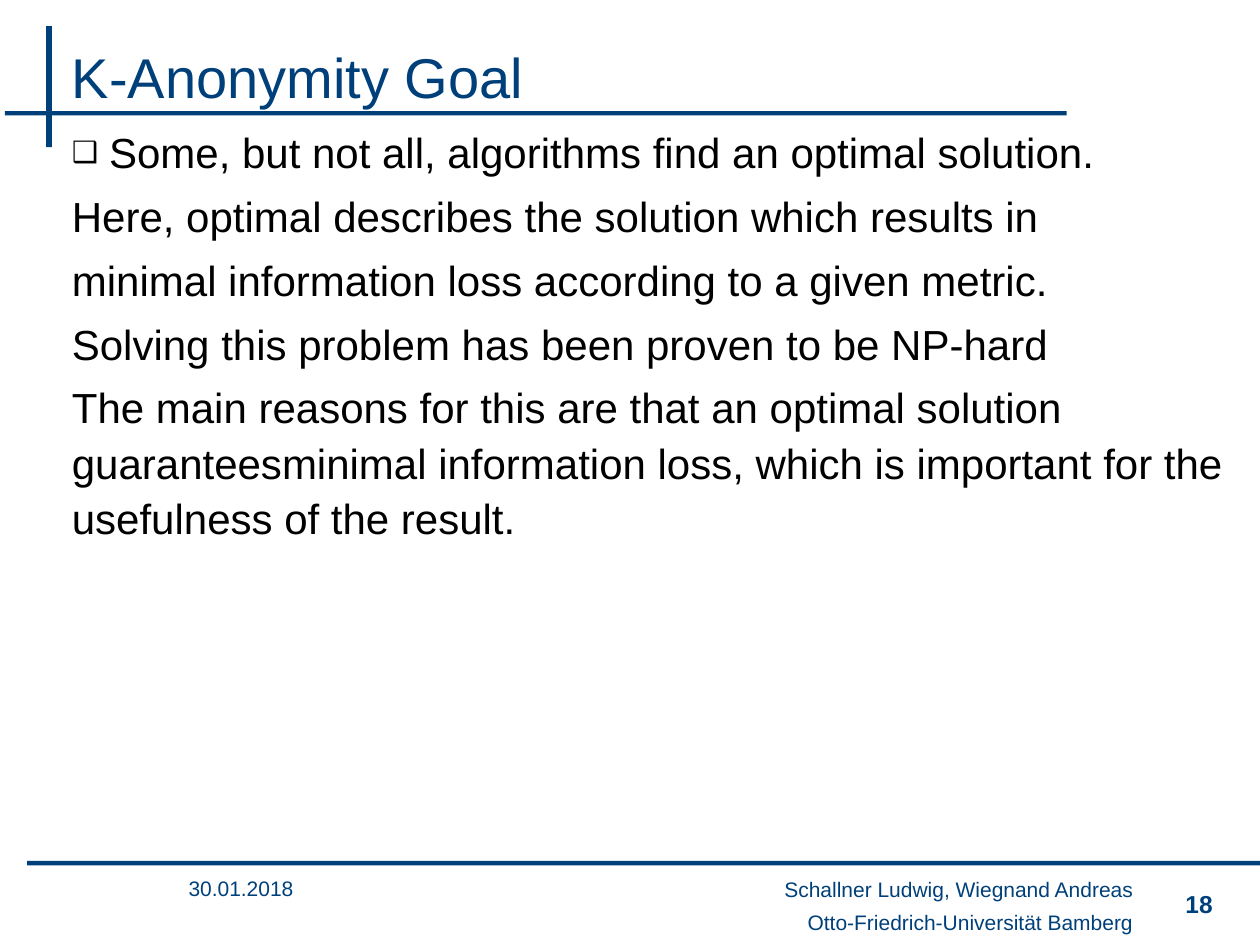
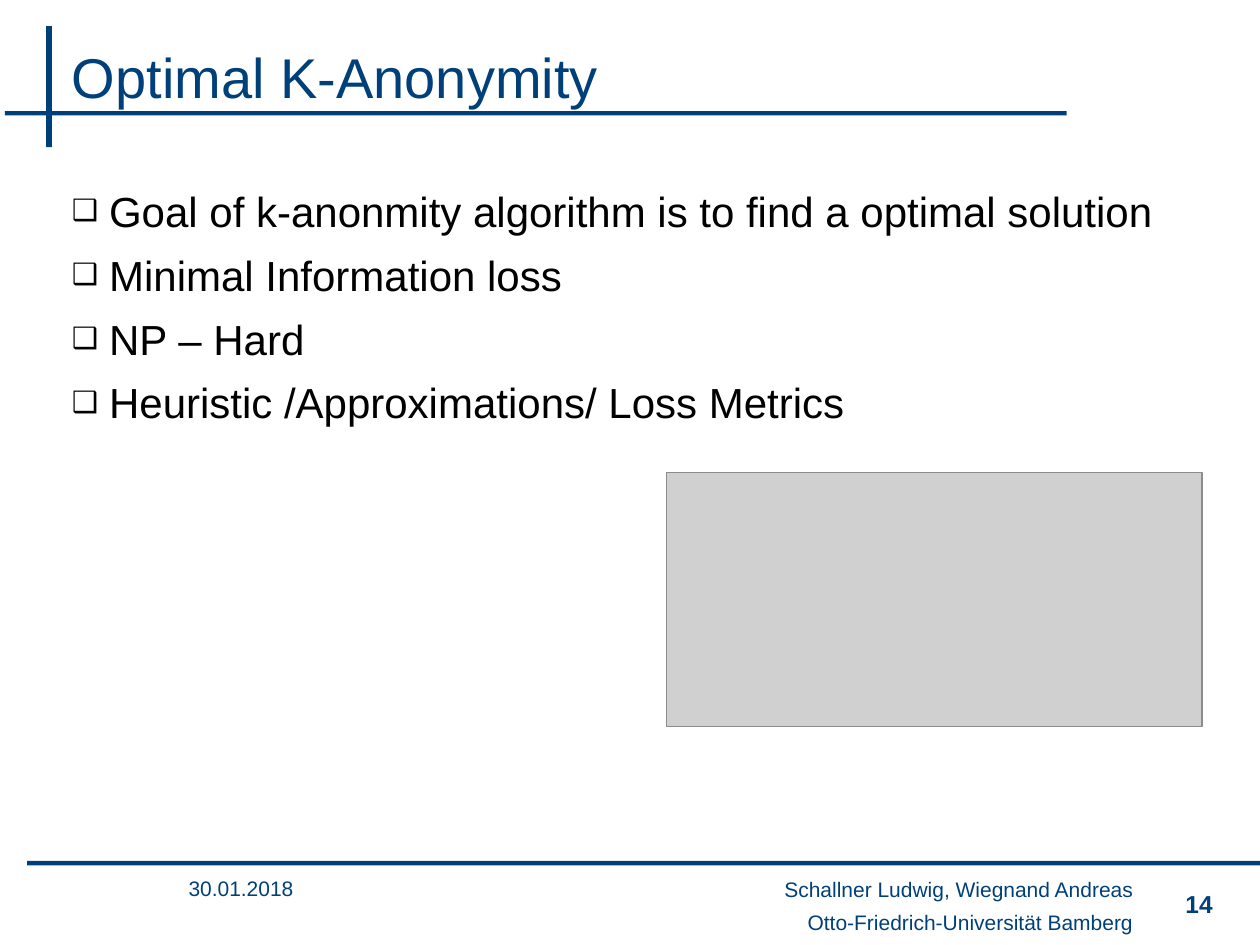
Before and after one commit to wsgan001/PSI-MSem, a slide deck: slide 14 of presentation/sicherheits_final_anV2.pptx (slide 18 before the commit). Drawn at 1260x945 pixels with LibreOffice and Linux fonts; fonts in the diff are those of the drawing; grey boxes stand for pictures; background and template pictures are left out. Boxes give left, top, right and bottom in pixels: in the first picture for what was removed or moved away, otherwise in the second. Text is boxed around its words. In the diff, an @@ line names an element or a change of style, - is before the commit and + after.

```diff
--- a/presentation/sicherheits_final_anV2.pptx
+++ b/presentation/sicherheits_final_anV2.pptx
@@ title at bbox=[72, 57, 597, 109]: text changed @@
-K-Anonymity Goal
+Optimal K-Anonymity
@@ text at bbox=[109, 196, 1152, 427]: text changed @@
-❑ Some, but not all, algorithms find an optimal solution.
-Here, optimal describes the solution which results in
-minimal information loss according to a given metric.
-Solving this problem has been proven to be NP-hard
-The main reasons for this are that an optimal solution guaranteesminimal information loss, which is important for the usefulness of the result.
+❑ Goal of k-anonmity algorithm is to find a optimal solution
+❑ Minimal Information loss
+❑ NP – Hard
+❑ Heuristic /Approximations/ Loss Metrics
@@ picture added at bbox=[667, 472, 1202, 727] @@
@@ page number at bbox=[1185, 896, 1212, 913]: text changed @@
-18
+14
```
Also in this commit, not shown: 3 other slides changed, 1 slide added, 5 other files.
